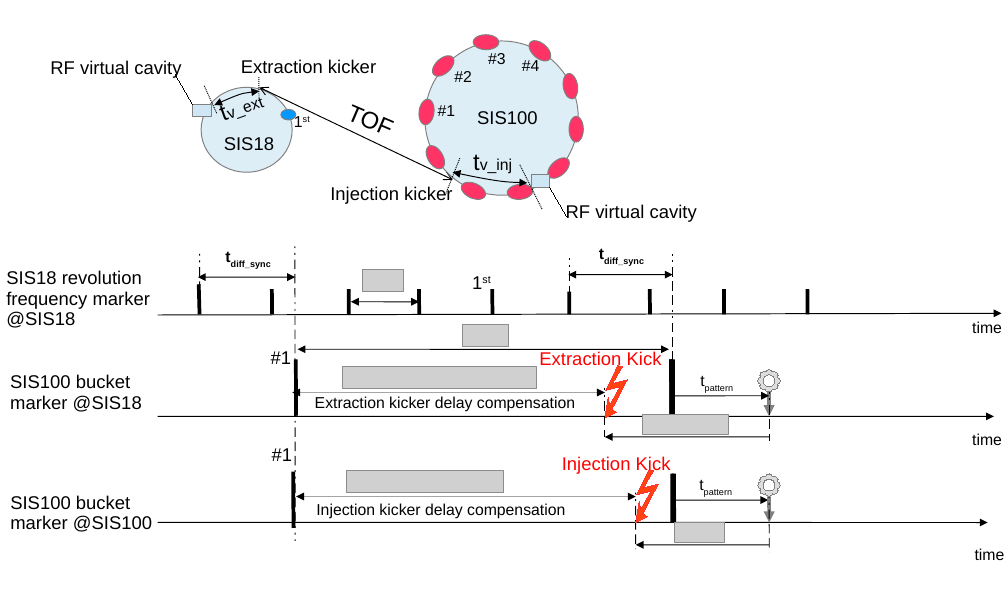
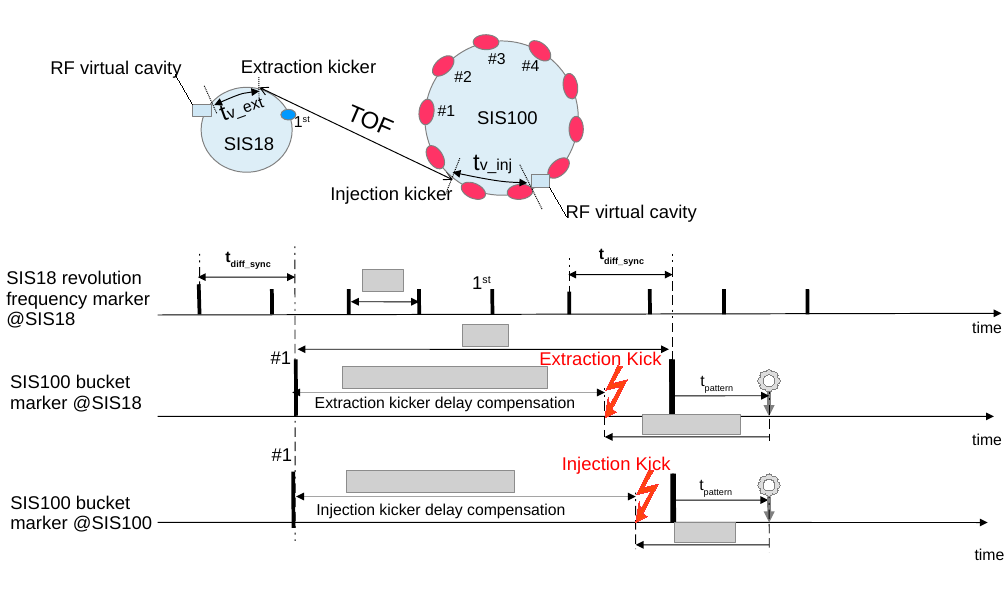
Before and after one commit to baijiaoni/PhD-thesis, a slide deck: slide 1 of images/kicker/syc_ext_inj.odp. Drawn at 1008x597 pixels with LibreOffice and Linux fonts; fonts in the diff are those of the drawing; grey boxes stand for pictures. Boxes give left, top, right and bottom in pixels: in the first picture for what was removed or moved away, otherwise in the second. Text is boxed around its words. In the diff, an @@ line names an element or a change of style, - is before the commit and + after.

```diff
--- a/images/kicker/syc_ext_inj.odp
+++ b/images/kicker/syc_ext_inj.odp
@@ picture: place and size @@
-picture at <box>342,367,537,389</box>
+picture at <box>342,367,548,389</box>
@@ picture: place and size @@
-picture at <box>642,415,729,435</box>
+picture at <box>642,415,740,435</box>
@@ picture: place and size @@
-picture at <box>346,471,504,493</box>
+picture at <box>346,471,515,493</box>
@@ picture: place and size @@
-picture at <box>674,522,724,542</box>
+picture at <box>674,522,736,542</box>
```
Also in this commit, not shown: 14 other files.
